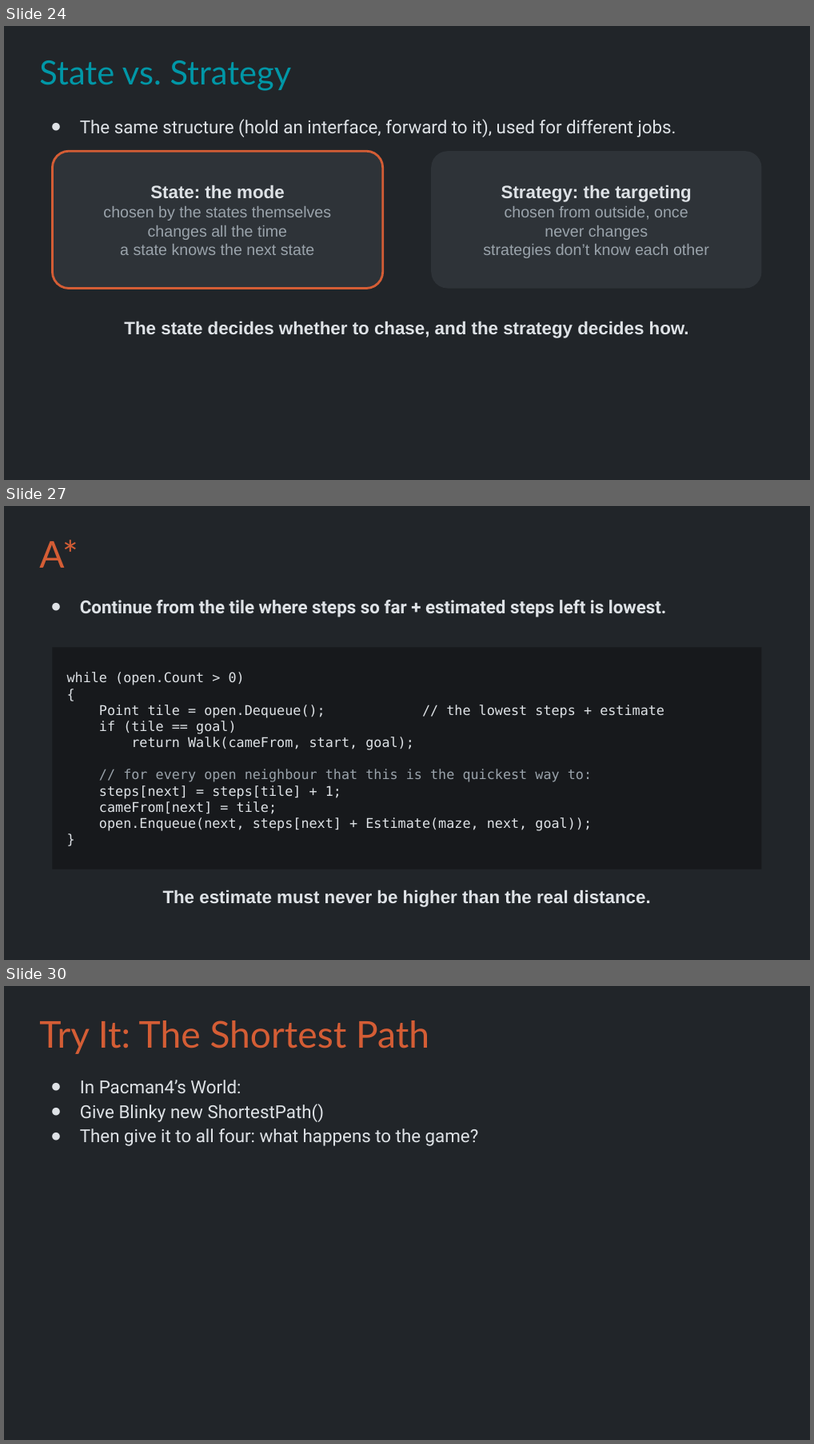
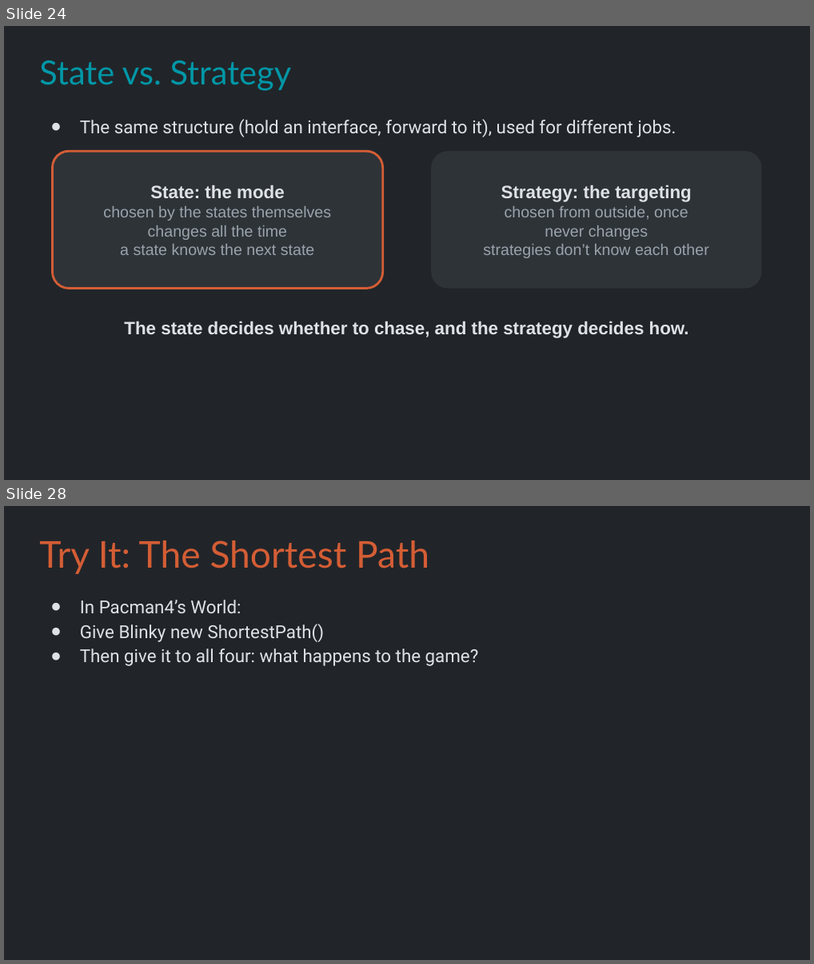
Before and after one commit to Metamate/gar, a slide deck: slides/05 Pac-Man.pptx. Shown one above the other, each under a label of ours: slides 24, 27 and 30 before the commit, slides 24 and 28 after it; the slides between them are not shown. The pictures are 814x1444 and 814x964 pixels, drawn with LibreOffice and Linux fonts; fonts in the diff are those of the drawing. Boxes give left, top, right and bottom in pixels: in the first picture for what was removed or moved away, otherwise in the second. Text is boxed around its words. In the diff, an @@ line names an element or a change of style, - is before the commit and + after.

```diff
--- a/slides/05 Pac-Man.pptx
+++ b/slides/05 Pac-Man.pptx
@@ slide 27 removed at box(4, 506, 810, 960), background #212529 @@
@@ title removed at box(39, 540, 78, 568) @@
-A*
@@ text removed at box(80, 600, 667, 617) @@
-● Continue from the tile where steps so far + estimated steps left is lowest.
@@ rectangle removed at box(52, 647, 762, 869) @@
-while (open.Count > 0)
-{
-Point tile = open.Dequeue(); // the lowest steps + estimate
-if (tile == goal)
-return Walk(cameFrom, start, goal);
-// for every open neighbour that this is the quickest way to:
-steps[next] = steps[tile] + 1;
-cameFrom[next] = tile;
-open.Enqueue(next, steps[next] + Estimate(maze, next, goal));
-}
@@ text removed at box(163, 889, 651, 907) @@
-The estimate must never be higher than the real distance.
@@ what was slide 30 is now slide 28 @@
```
Also in this commit, not shown: 7 slides changed, 1 other slide removed, 3 other files.
